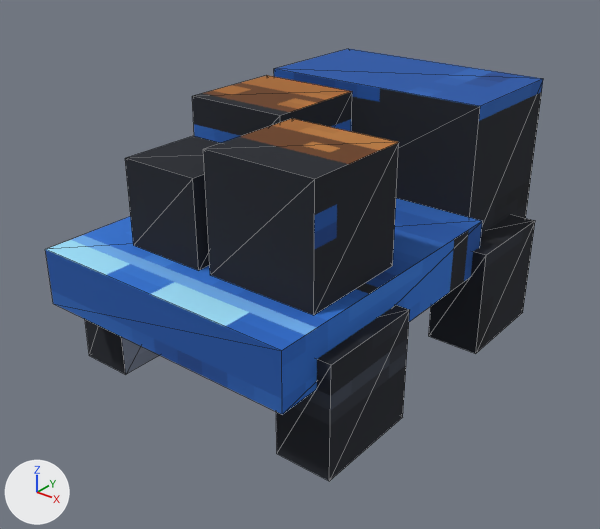
An edit to the glTF model public/assets/models/units/supplier_blue.glb, drawn before and after from the same camera.
Camera for both pictures: a camera (50 mm lens) standing at (1.052, -1.378, 1.023) and looking at (-0.011, -0.049, 0.198). Lighting does not change. The marker at lower left points along +X, +Y and +Z. The older version comes first. Mesh edges are drawn as thin lines. Vertices at exactly the same position are counted once.

Names of what the first picture shows: 'hull', 'wheels_back', 'wheels_front'.
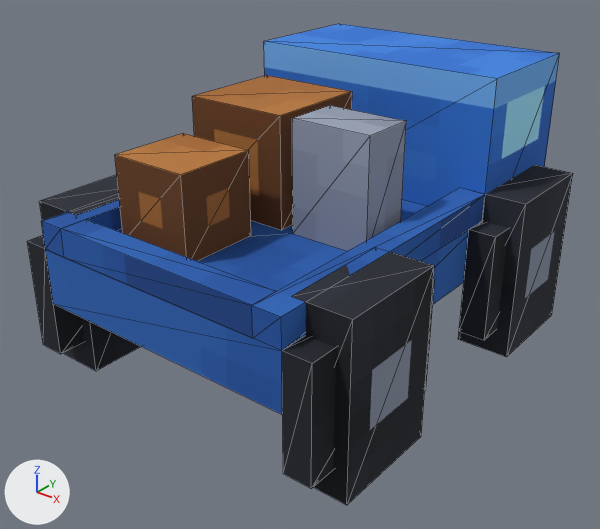
Boxes [x1, y1, x2, y2] around the edits, measured in the pictures (600 x 529 px; the box of a moved part takes in the faces that stretch with it):
'hull', reshaped (7% taller): before [45, 49, 543, 415]; after [41, 24, 560, 414]
'wheels_back', reshaped, moved: before [85, 305, 410, 481]; after [27, 175, 434, 505]
'wheels_front', reshaped, moved: before [429, 215, 535, 354]; after [458, 165, 573, 357]
part 1 of me_hull_rigid_batch, moved or reshaped: before [125, 136, 220, 271]; after [115, 133, 251, 261]
part 2 of me_hull_rigid_batch, reshaped: before [203, 49, 543, 315]; after [41, 24, 560, 351]
part 3 of me_hull_rigid_batch, surface changed: [46, 75, 476, 414] in both
part 4 of me_wheels_back_rigid_batch, added: after [39, 175, 142, 371]
part 5 of me_wheels_back_rigid_batch, added: after [27, 235, 84, 354]
part 6 of me_wheels_back_rigid_batch, added: after [291, 252, 434, 505]
part 7 of me_wheels_back_rigid_batch, added: after [282, 279, 434, 489]
part 8 of me_wheels_back_rigid_batch, deleted: before [85, 319, 160, 375]
part 9 of me_wheels_back_rigid_batch, deleted: before [276, 305, 410, 481]
part 10 of me_wheels_front_rigid_batch, added: after [458, 165, 573, 357]
part 11 of me_wheels_front_rigid_batch, added: after [459, 221, 509, 340]
part 12 of me_wheels_front_rigid_batch, deleted: before [429, 215, 535, 354]

The change, as a list of edits to the scene's bpy script:
```text
Change me_hull_rigid_batch:
    used by ob_hull; parent = ob_root; location = (0.0, 0.0, 0.188); rotation_euler = (0.000966, -0.000966, 0.0), in degrees (0.1, -0.1, 0)
    remove me_hull_rigid_batch.from_pydata(...)  # 40 vertices, 54 faces; spans x -0.312..0.312, y -0.5..0.5, z 0.0..0.375
    add me_hull_rigid_batch.from_pydata(...)  # 60 vertices, 84 faces; spans x -0.312..0.312, y -0.5..0.562, z 0.0..0.438
    me_hull_rigid_batch part 1: the loose piece of 8 vertices spanning x -0.188..0.0, y -0.375..-0.188, z 0.125..0.312 is moved by (-0.031, 0.0, 0.0)
    me_hull_rigid_batch part 2: 2 vertices moved from x 0.031..0.281, y -0.375..-0.125, z 0.125..0.375 to x 0.219, y -0.125..0.0, z 0.125..0.375; 12 vertices removed from x -0.281..0.281, y -0.375..0.5, z 0.0..0.375; 32 vertices added at x -0.312..0.312, y -0.5..0.562, z 0.0..0.438
    me_hull_rigid_batch part 3: 20 kept faces spanning x -0.312..0.312, y -0.5..0.188, z 0.0..0.375 get new texture (UV) coordinates
Change me_wheels_back_rigid_batch:
    used by ob_wheels_back; parent = ob_root; location = (0.0, -0.281, 0.125)
    remove me_wheels_back_rigid_batch.from_pydata(...)  # 16 vertices, 24 faces; spans x -0.344..0.344, y -0.125..0.125, z -0.125..0.125
    add me_wheels_back_rigid_batch.from_pydata(...)  # 32 vertices, 48 faces; spans x -0.406..0.406, y -0.188..0.188, z -0.188..0.188
    me_wheels_back_rigid_batch part 4: a new loose piece, a box spanning x -0.406..-0.281, y -0.125..0.125, z -0.188..0.188, in mat_paint (picture img_paint)
    me_wheels_back_rigid_batch part 5: a new loose piece, a box spanning x -0.375..-0.312, y -0.188..0.188, z -0.125..0.125, in mat_paint (picture img_paint)
    me_wheels_back_rigid_batch part 6: a new loose piece, a box spanning x 0.281..0.406, y -0.125..0.125, z -0.188..0.188, in mat_paint (picture img_paint)
    me_wheels_back_rigid_batch part 7: a new loose piece, a box spanning x 0.312..0.375, y -0.188..0.188, z -0.125..0.125, in mat_paint (picture img_paint)
    me_wheels_back_rigid_batch part 8: the loose piece of 8 vertices spanning x -0.344..-0.219, y -0.125..0.125, z -0.125..0.125 is deleted
    me_wheels_back_rigid_batch part 9: the loose piece of 8 vertices spanning x 0.219..0.344, y -0.125..0.125, z -0.125..0.125 is deleted
Change me_wheels_front_rigid_batch:
    used by ob_wheels_front; parent = ob_root; location = (0.0, 0.281, 0.125)
    remove me_wheels_front_rigid_batch.from_pydata(...)  # 16 vertices, 24 faces; spans x -0.344..0.344, y -0.125..0.125, z -0.125..0.125
    add me_wheels_front_rigid_batch.from_pydata(...)  # 32 vertices, 48 faces; spans x -0.406..0.406, y -0.188..0.188, z -0.188..0.188
    me_wheels_front_rigid_batch part 10: a new loose piece, a box spanning x 0.281..0.406, y -0.125..0.125, z -0.188..0.188, in mat_paint (picture img_paint)
    me_wheels_front_rigid_batch part 11: a new loose piece, a box spanning x 0.312..0.375, y -0.188..0.188, z -0.125..0.125, in mat_paint (picture img_paint)
    me_wheels_front_rigid_batch part 12: the loose piece of 8 vertices spanning x 0.219..0.344, y -0.125..0.125, z -0.125..0.125 is deleted
    other edits to the shape of me_wheels_front_rigid_batch do not show in these pictures
Change ob_wheels_back:
    ob_wheels_back.location: (0.0, -0.281, 0.125) -> (0.0, -0.312, 0.188)
Change ob_wheels_front:
    ob_wheels_front.location: (0.0, 0.281, 0.125) -> (0.0, 0.312, 0.188)
```
